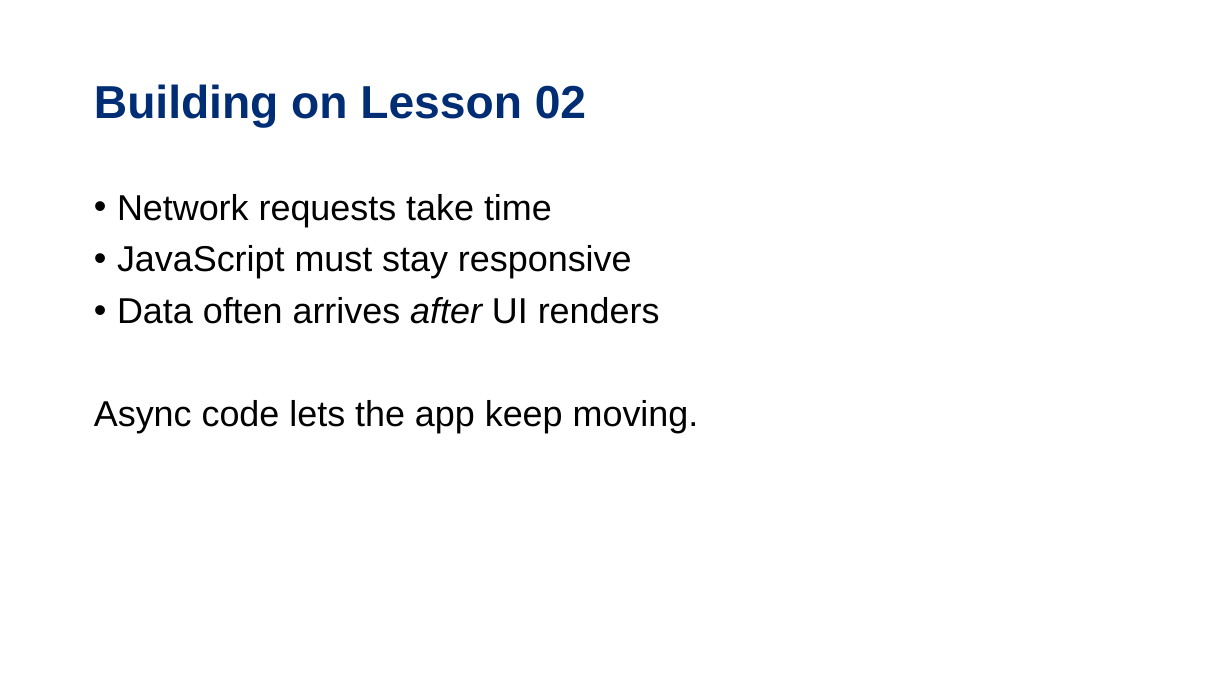
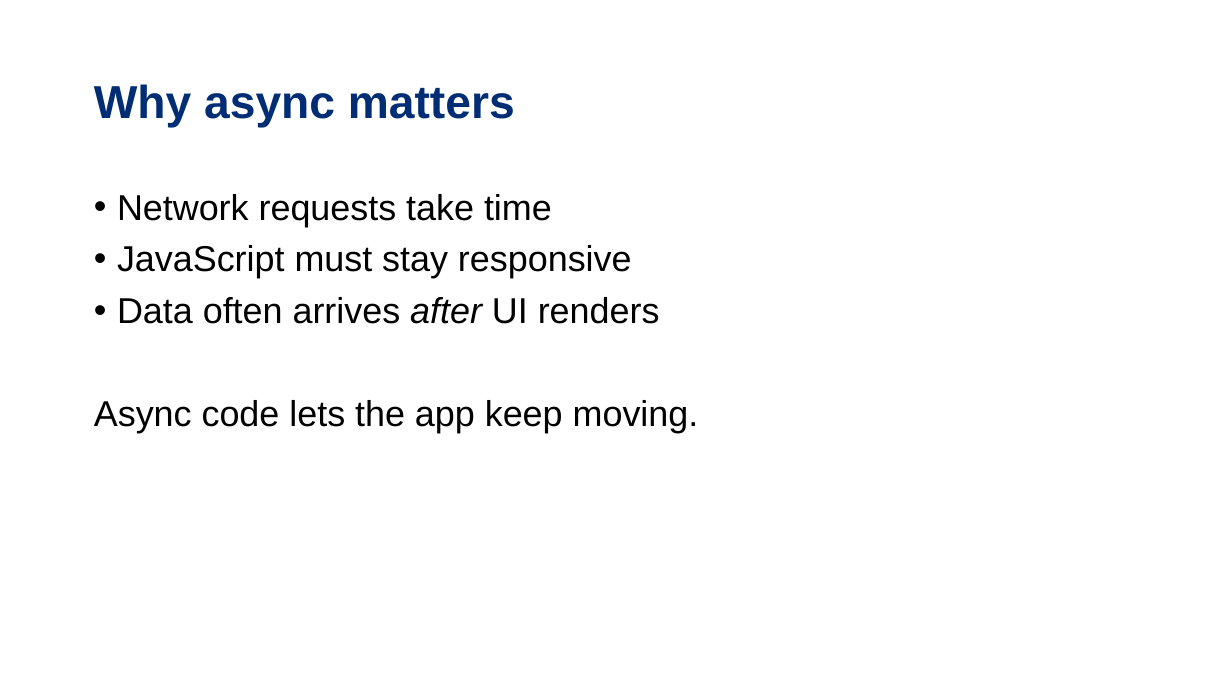
Before and after one commit to DG-InClass/SDEV-2150-A03-Jan-2026, a slide deck: slide 5 of sk/day-05/Day-05-Slide-Deck.pptx. Drawn at 1232x693 pixels with LibreOffice and Linux fonts; fonts in the diff are those of the drawing; background and template pictures are left out. Boxes give left, top, right and bottom in pixels: in the first picture for what was removed or moved away, otherwise in the second. Text is boxed around its words. In the diff, an @@ line names an element or a change of style, - is before the commit and + after.

Commit message:
Updates to Lesson 5 slideshows

```diff
--- a/sk/day-05/Day-05-Slide-Deck.pptx
+++ b/sk/day-05/Day-05-Slide-Deck.pptx
@@ title at (94,84,515,128): text changed @@
-Building on Lesson 02
+Why async matters
```
Also in this commit, not shown: 9 slides added, 1 slide removed, 1 other file.
